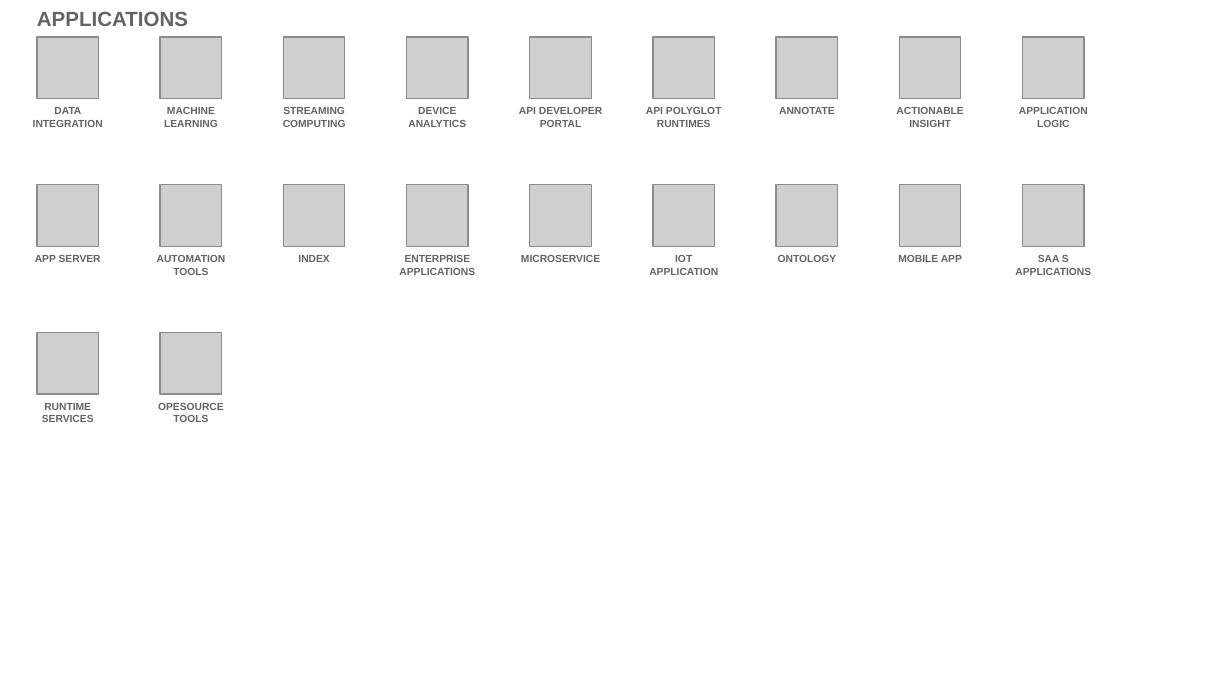
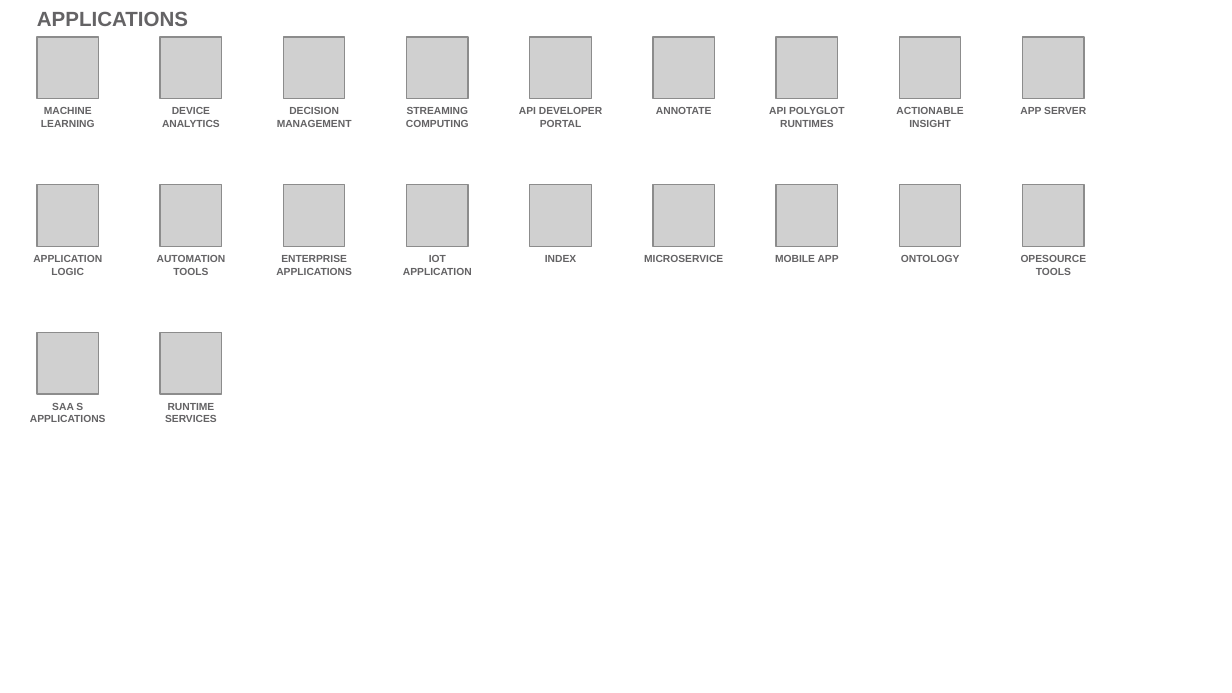
Before and after one commit to l2fprod/myarchitecture, a slide deck: slide 14 of mycatalog-architecture-diagram-template.pptx. Drawn at 1232x693 pixels with LibreOffice and Linux fonts; fonts in the diff are those of the drawing; grey boxes stand for pictures. Boxes give left, top, right and bottom in pixels: in the first picture for what was removed or moved away, otherwise in the second. Text is boxed around its words. In the diff, an @@ line names an element or a change of style, - is before the commit and + after.

```diff
--- a/mycatalog-architecture-diagram-template.pptx
+++ b/mycatalog-architecture-diagram-template.pptx
@@ text removed at <box>33,107,103,127</box> @@
-DATA INTEGRATION
@@ text "DEVICE ANALYTICS": place and size @@
-text "DEVICE ANALYTICS" at <box>408,107,466,127</box>
+text "DEVICE ANALYTICS" at <box>162,107,220,127</box>
@@ text added at <box>277,107,352,127</box>, 6 pt, text #646365, bold @@
+DECISION MANAGEMENT
@@ text at <box>1020,107,1086,114</box>: text changed @@
-APPLICATION LOGIC
+APP SERVER
@@ text at <box>33,255,102,275</box>: text changed @@
-APP SERVER
+APPLICATION LOGIC
@@ text "IOT APPLICATION": place and size @@
-text "IOT APPLICATION" at <box>649,255,718,275</box>
+text "IOT APPLICATION" at <box>403,255,472,275</box>
@@ text "INDEX": place and size @@
-text "INDEX" at <box>298,255,329,262</box>
+text "INDEX" at <box>545,255,576,262</box>
@@ 4 texts: place and size @@
-4 texts at <box>164,107,962,275</box>
+4 texts at <box>41,107,839,275</box>
@@ text at <box>1021,255,1087,275</box>: text changed @@
-SAA S APPLICATIONS
+OPESOURCE TOOLS
@@ text added at <box>30,403,106,422</box>, 6 pt, text #646365, bold @@
+SAA S APPLICATIONS
@@ 5 texts: place and size @@
-5 texts at <box>42,107,837,422</box>
+5 texts at <box>165,107,960,422</box>
@@ text removed at <box>158,403,224,422</box> @@
-OPESOURCE TOOLS
```
Also in this commit, not shown: 17 other slides changed, 1 slide added, 1 slide removed.
